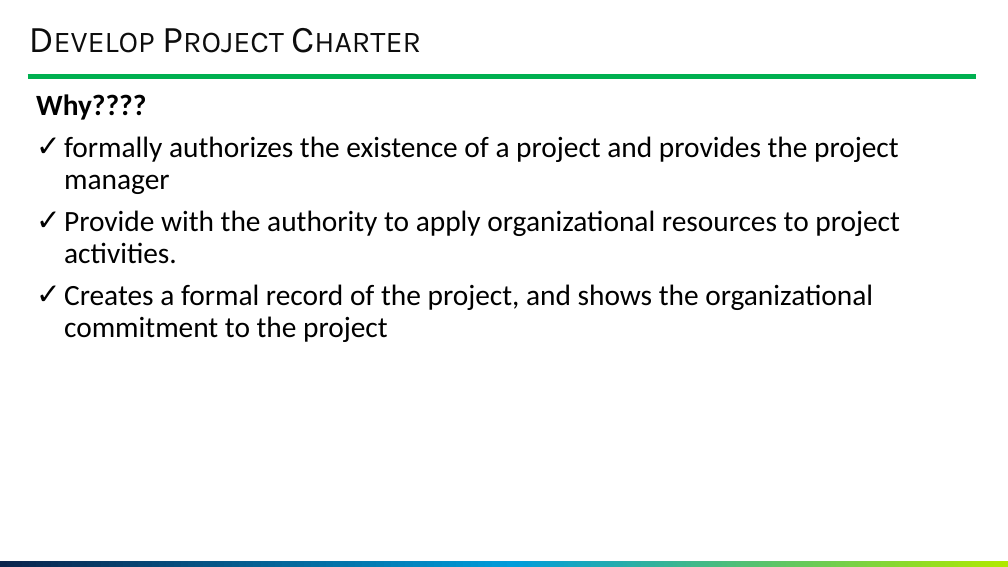
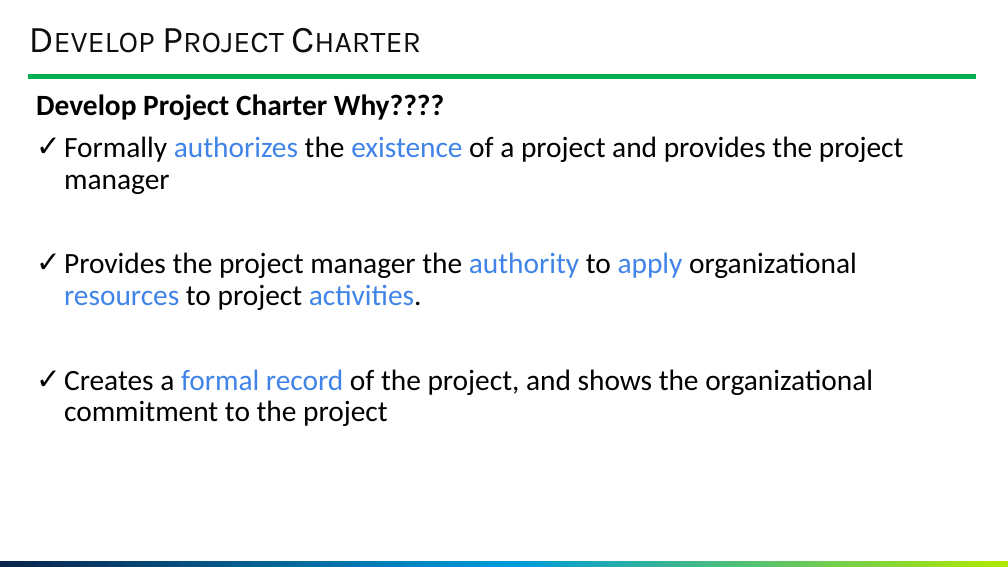
Before and after one commit to GoonerMAK/SWE_4803_Software_Project_Management, a slide deck: slide 5 of SWE 4803_Lec4.pptm. Drawn at 1008x567 pixels with LibreOffice and Linux fonts; fonts in the diff are those of the drawing; background and template pictures are left out. Boxes give left, top, right and bottom in pixels: in the first picture for what was removed or moved away, otherwise in the second. Text is boxed around its words. In the diff, an @@ line names an element or a change of style, - is before the commit and + after.

```diff
--- a/SWE 4803_Lec4.pptm
+++ b/SWE 4803_Lec4.pptm
@@ text at [36,94,904,310]: text changed @@
-Why????
-✓ formally authorizes the existence of a project and provides the project manager
-✓ Provide with the authority to apply organizational resources to project activities.
+Develop Project Charter Why????
+✓ Formally authorizes the existence of a project and provides the project manager
+✓ Provides the project manager the authority to apply organizational resources to project activities.
@@ text at [64,369,873,426]: text colour #000000 to #4184E8 in "formal record" @@
```
Also in this commit, not shown: 16 other slides changed, 1 slide added, 1 other file.
